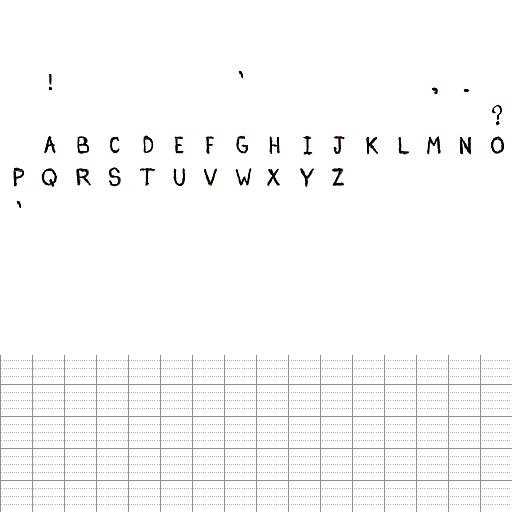
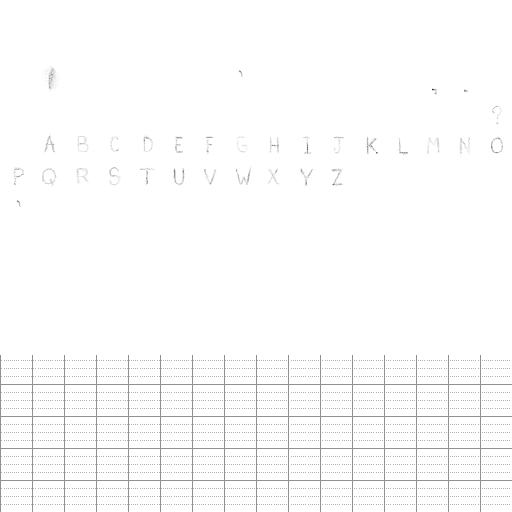
Layers edited between the first and the second 512×512 image:
added layer "Pencil Erased" above "PencilFont" over [13, 66, 510, 355]
hid "PencilFont" over [13, 66, 510, 355]
